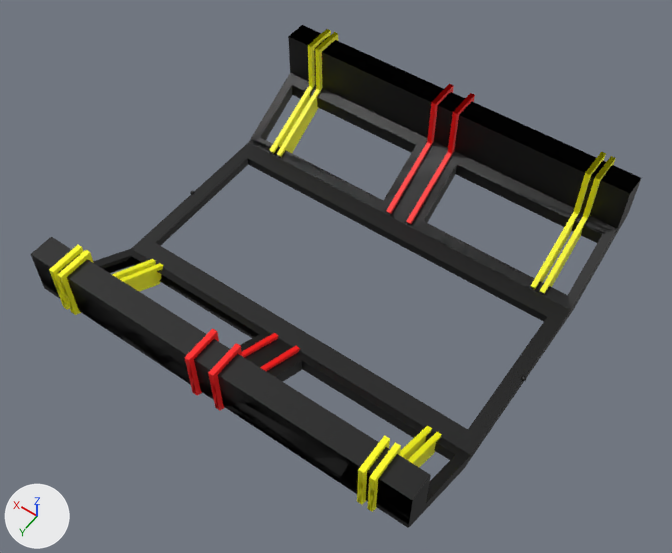
A saved change to the glTF model assets/mace_elements/inherited_elements/trail/trail.glb.
Before and after are seen from a 50 mm lens placed at (-6.47, 9.38, 14.63), pointed at (-0.07, 0.42, 0.55). Lighting does not change. The marker at lower left points along +X, +Y and +Z. Where no turn or scale is listed for an object, it has been applied to the vertices.

In view in the first picture: 'Delimiter1', 'Delimiter1.001', 'Delimiter2', 'Delimiter2.001', 'Delimiter3', 'Delimiter4', 'Fork'.
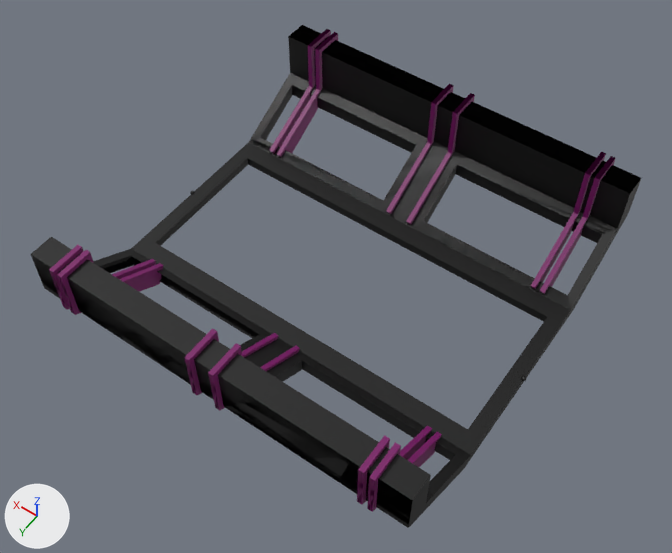
Changed parts and their boxes [x1, y1, x2, y2] in the pictures (672 x 553 px):
'Delimiter2', recoloured (yellow to purple)
    both: [57, 32, 338, 315]
'Delimiter3', recoloured (yellow to purple)
    both: [367, 156, 616, 512]
'Delimiter4', recoloured (yellow to purple)
    both: [357, 152, 606, 505]
'Delimiter1', recoloured (yellow to purple)
    both: [49, 29, 331, 310]
'Delimiter2.001', recoloured (red to purple)
    both: [208, 93, 475, 411]
'Delimiter1.001', recoloured (red to purple)
    both: [184, 84, 454, 395]

The edits, one by one:
Material 'Yellow' (mat_yellow) changes colour from yellow #ffff00 to dark purple #770564; in linear values from (1.0, 1.0, 0.0) to (0.186, 0.00141, 0.127).
me_plane_001 has 38 vertices, 50 faces and spans x -0.05..0.05, y -4.1..4.1, z -1.2..1.1.
me_plane_001 no longer uses material mat_red (red #ff0000).
me_plane_001 now uses material mat_yellow (dark purple #770564).
me_plane_003 has 38 vertices, 50 faces and spans x -0.05..0.05, y -4.1..4.1, z -1.2..1.1.
me_plane_003 no longer uses material mat_red (red #ff0000).
me_plane_003 now uses material mat_yellow (dark purple #770564).
